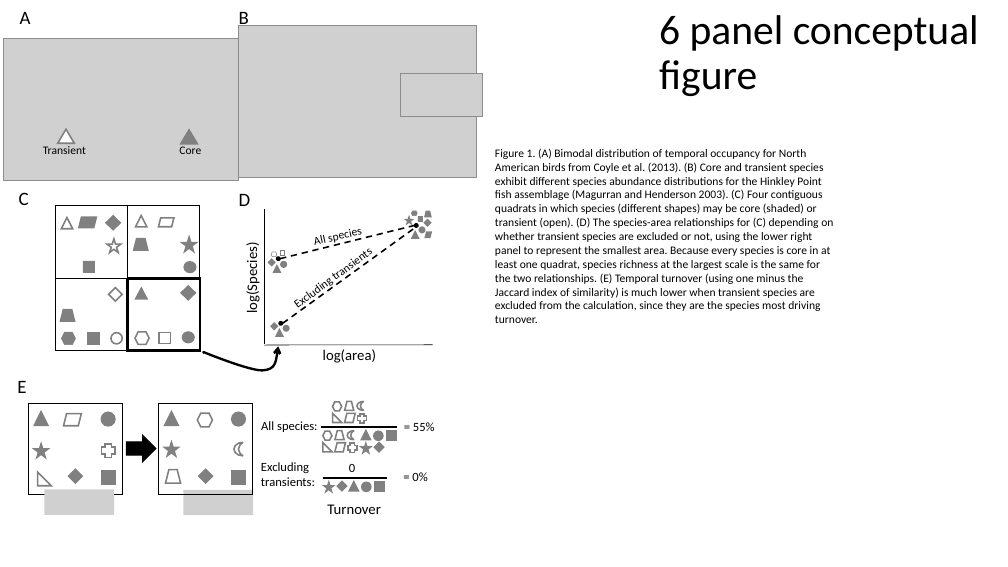
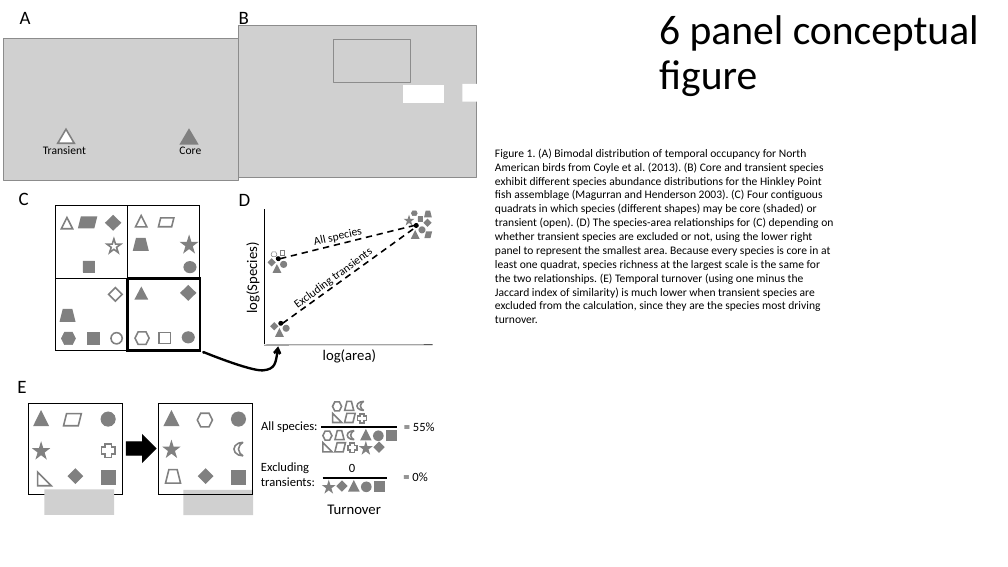
Before and after one commit to hurlbertlab/core-transient, a slide deck: slide 2 of output/plots/all_figs_with_legends.pptx. Drawn at 1008x567 pixels with LibreOffice and Linux fonts; fonts in the diff are those of the drawing; grey boxes stand for pictures. Boxes give left, top, right and bottom in pixels: in the first picture for what was removed or moved away, otherwise in the second. Text is boxed around its words. In the diff, an @@ line names an element or a change of style, - is before the commit and + after.

```diff
--- a/output/plots/all_figs_with_legends.pptx
+++ b/output/plots/all_figs_with_legends.pptx
@@ picture added at (333,39,411,82) @@
@@ picture removed at (400,74,482,116) @@
@@ rectangle added at (404,86,443,103), fill #FFFFFF, outline #FFFFFF 1 pt @@
@@ rectangle added at (463,84,480,102), fill #FFFFFF @@
```
Also in this commit, not shown: 2 other files.
